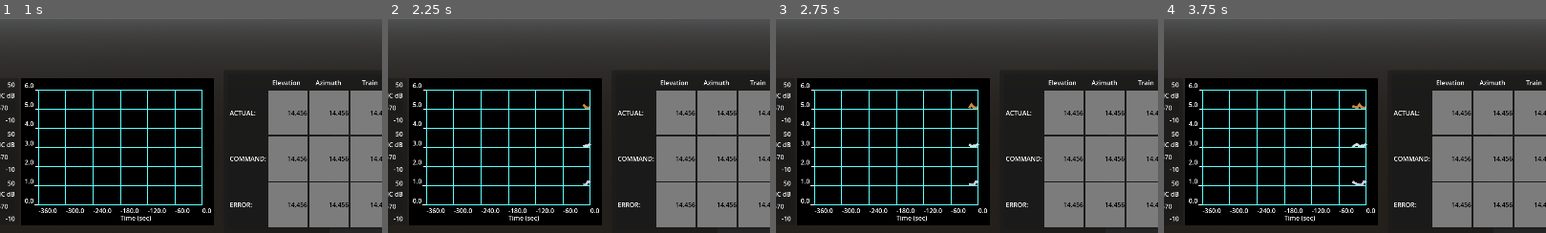
Above: before the commit, frames 1-4 (left to right).
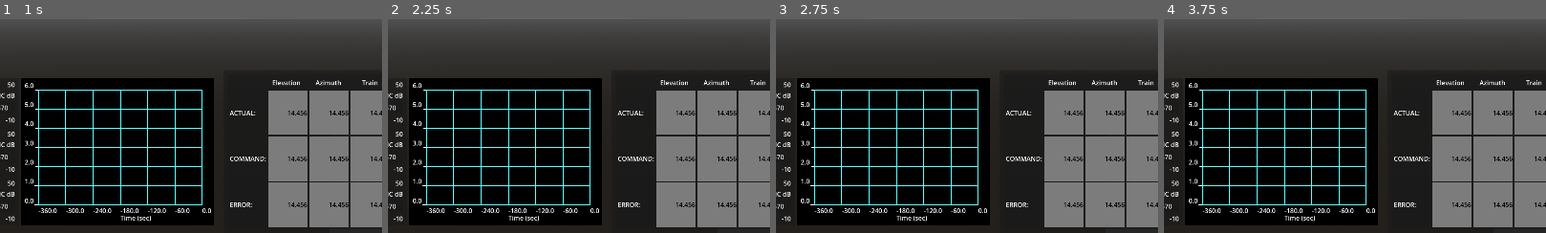
Above: after the commit, the same moments.

Repository: asfadmin/antenna-museum-exhibit
Game: Godot game, scene res://src/main.tscn
Same seed, same stepped clock (60 frames per second), same inputs: the game is played once before the commit and once after it.
Inputs:
- Up to frame 1 (1 s): click "Track" at 0.5 s
- Up to frame 2 (2.25 s): click "AIRSAR" at 1.25 s; click "AURA" at 2 s
- Up to frame 3 (2.75 s): no input
- Up to frame 4 (3.75 s): click "IC2" at 2.75 s; click "ICESAT" at 3.5 s
The pictures show only the part of the screen within x 4-54%, y 50-100%; the shares and areas given below are measured in that part.

Frame 1 is identical in both runs. In frame 2, less than 0.1% of the frame differs, in the area x 50-54%, y 39-78%; in frame 3, 0.1%; in frame 4, 0.2%, in the area x 49-54%, y 39-78%.
Error before the commit: Cannot call method 'get_csv_line' on a null value. (res://src/plot_control/plot_control.gd:131)
Error after the commit: Cannot call method 'get_csv_line' on a null value. (res://src/plot_control/plot_control.gd:139)

Commit message:
Feed real data into the graphs

Diff:
--- a/exhibit-frontend/src/plot_control/plot_control.gd
+++ b/exhibit-frontend/src/plot_control/plot_control.gd
@@ -13,6 +13,10 @@
 var x: int = x_max
 var looped: bool = false
 var shift_width: int = 5
+var xband_column_data := []
+var lhc_column_data := []
+var rhc_column_data := []
+var max_range := 0
 const RANGES: Dictionary = {
 	"lhc": {
 		"low": 1,
@@ -64,9 +68,9 @@
 	var csv := get_csv(fname)
 
 
-	var xband_column_data := get_csv_column_data(csv["headers"][xband_column_name], csv["content"])
-	var lhc_column_data := get_csv_column_data(csv["headers"][lhc_column_name], csv["content"])
-	var rhc_column_data := get_csv_column_data(csv["headers"][rhc_column_name], csv["content"])
+	xband_column_data = get_csv_column_data(csv["headers"][xband_column_name], csv["content"])
+	lhc_column_data = get_csv_column_data(csv["headers"][lhc_column_name], csv["content"])
+	rhc_column_data = get_csv_column_data(csv["headers"][rhc_column_name], csv["content"])
 
 	## Free up some memory because my debugger won't load variables when this has the full CSV in it
 	csv = {}
@@ -83,12 +87,16 @@
 	print("lhc range: [{0}, {1}], length: {2}".format(lhc_range + [lhc_length]))
 	print("rhc range: [{0}, {1}], length: {2}".format(rhc_range + [rhc_length]))
 
+	max_range = get_max([xband_length, lhc_length, rhc_length])
 	graph_node.y_min = get_min([xband_range.min(), lhc_range.min(), rhc_range.min()])
-	# Setting y_max to be 3x the greatest distance ensures that there is no overlap between graphs
-	graph_node.y_max = get_max([xband_length, lhc_length, rhc_length]) * 3
+	# Setting y_max to be 3x the max range ensures that there is no overlap between graphs
+	graph_node.y_max =  max_range * 3
 
-	graph_node.y_step = graph_node.y_max / 6
+	graph_node.y_step = (graph_node.y_max - graph_node.y_min) / 6
+	print("y-distance: %s" % (graph_node.y_max - graph_node.y_min))
+	print("y-step: %s" % graph_node.y_step)
 
+	feed(xband_column_data, lhc_column_data, rhc_column_data, max_range)
 	print()
 
 func redraw(line, plot: PlotItem):
@@ -152,61 +160,30 @@
 	}
 
 
-func feed(xband_column_data, lhc_column_data, rhc_column_data):
+func feed(xband_column_data: Array, lhc_column_data: Array, rhc_column_data: Array, offset: float):
 	if x > x_min:
 		if looped:
 			lhc_line = shift(lhc_line)
-			lhc_line.push_front(Vector2(x_max, randf_range(RANGES["lhc"]["low"], RANGES["lhc"]["high"])))
+			lhc_line.push_front(Vector2(x_max, lhc_column_data.pop_front() as float))
 			lhc_line.pop_back()
 
 			rhc_line = shift(rhc_line)
-			rhc_line.push_front(Vector2(x_max, randf_range(RANGES["rhc"]["low"], RANGES["rhc"]["high"])))
+			rhc_line.push_front(Vector2(x_max, rhc_column_data.pop_front() as float + offset))
 			rhc_line.pop_back()
 
 			xband_line = shift(xband_line)
-			xband_line.push_front(Vector2(x_max, randf_range(RANGES["xband"]["low"], RANGES["xband"]["high"])))
+			xband_line.push_front(Vector2(x_max, xband_column_data.pop_front() as float + offset*2))
 			xband_line.pop_back()
 			x = x_max
 		else:
-			lhc_line.push_back(Vector2(x, randf_range(RANGES["lhc"]["low"], RANGES["lhc"]["high"])))
-			rhc_line.push_back(Vector2(x, randf_range(RANGES["rhc"]["low"], RANGES["rhc"]["high"])))
-			xband_line.push_back(Vector2(x, randf_range(RANGES["xband"]["low"], RANGES["xband"]["high"])))
+			lhc_line.push_back(Vector2(x, lhc_column_data.pop_front() as float))
+			rhc_line.push_back(Vector2(x, rhc_column_data.pop_front() as float + offset))
+			xband_line.push_back(Vector2(x, xband_column_data.pop_front() as float + offset*2))
 		x -= shift_width
 	elif x == x_min:
-		lhc_line.push_back(Vector2(x, randf_range(RANGES["lhc"]["low"], RANGES["lhc"]["high"])))
-		rhc_line.push_back(Vector2(x, randf_range(RANGES["rhc"]["low"], RANGES["rhc"]["high"])))
-		xband_line.push_back(Vector2(x_max, randf_range(RANGES["xband"]["low"], RANGES["xband"]["high"])))
-		looped = true
-		x = x_max
-
-	redraw(lhc_line, lhc_plot)
-	redraw(rhc_line, rhc_plot)
-	redraw(xband_line, xband_plot)
-
-func do_demo():
-	if x > x_min:
-		if looped:
-			lhc_line = shift(lhc_line)
-			lhc_line.push_front(Vector2(x_max, randf_range(RANGES["lhc"]["low"], RANGES["lhc"]["high"])))
-			lhc_line.pop_back()
-
-			rhc_line = shift(rhc_line)
-			rhc_line.push_front(Vector2(x_max, randf_range(RANGES["rhc"]["low"], RANGES["rhc"]["high"])))
-			rhc_line.pop_back()
-
-			xband_line = shift(xband_line)
-			xband_line.push_front(Vector2(x_max, randf_range(RANGES["xband"]["low"], RANGES["xband"]["high"])))
-			xband_line.pop_back()
-			x = x_max
-		else:
-			lhc_line.push_back(Vector2(x, randf_range(RANGES["lhc"]["low"], RANGES["lhc"]["high"])))
-			rhc_line.push_back(Vector2(x, randf_range(RANGES["rhc"]["low"], RANGES["rhc"]["high"])))
-			xband_line.push_back(Vector2(x, randf_range(RANGES["xband"]["low"], RANGES["xband"]["high"])))
-		x -= shift_width
-	elif x == x_min:
-		lhc_line.push_back(Vector2(x, randf_range(RANGES["lhc"]["low"], RANGES["lhc"]["high"])))
-		rhc_line.push_back(Vector2(x, randf_range(RANGES["rhc"]["low"], RANGES["rhc"]["high"])))
-		xband_line.push_back(Vector2(x_max, randf_range(RANGES["xband"]["low"], RANGES["xband"]["high"])))
+		lhc_line.push_back(Vector2(x, lhc_column_data.pop_front() as float))
+		rhc_line.push_back(Vector2(x, rhc_column_data.pop_front() as float + offset))
+		xband_line.push_back(Vector2(x_max, xband_column_data.pop_front() as float + offset*2))
 		looped = true
 		x = x_max
 
@@ -216,4 +193,4 @@
 
 
 func _on_timer_timeout() -> void:
-	do_demo()
+	feed(xband_column_data, lhc_column_data, rhc_column_data, max_range)
